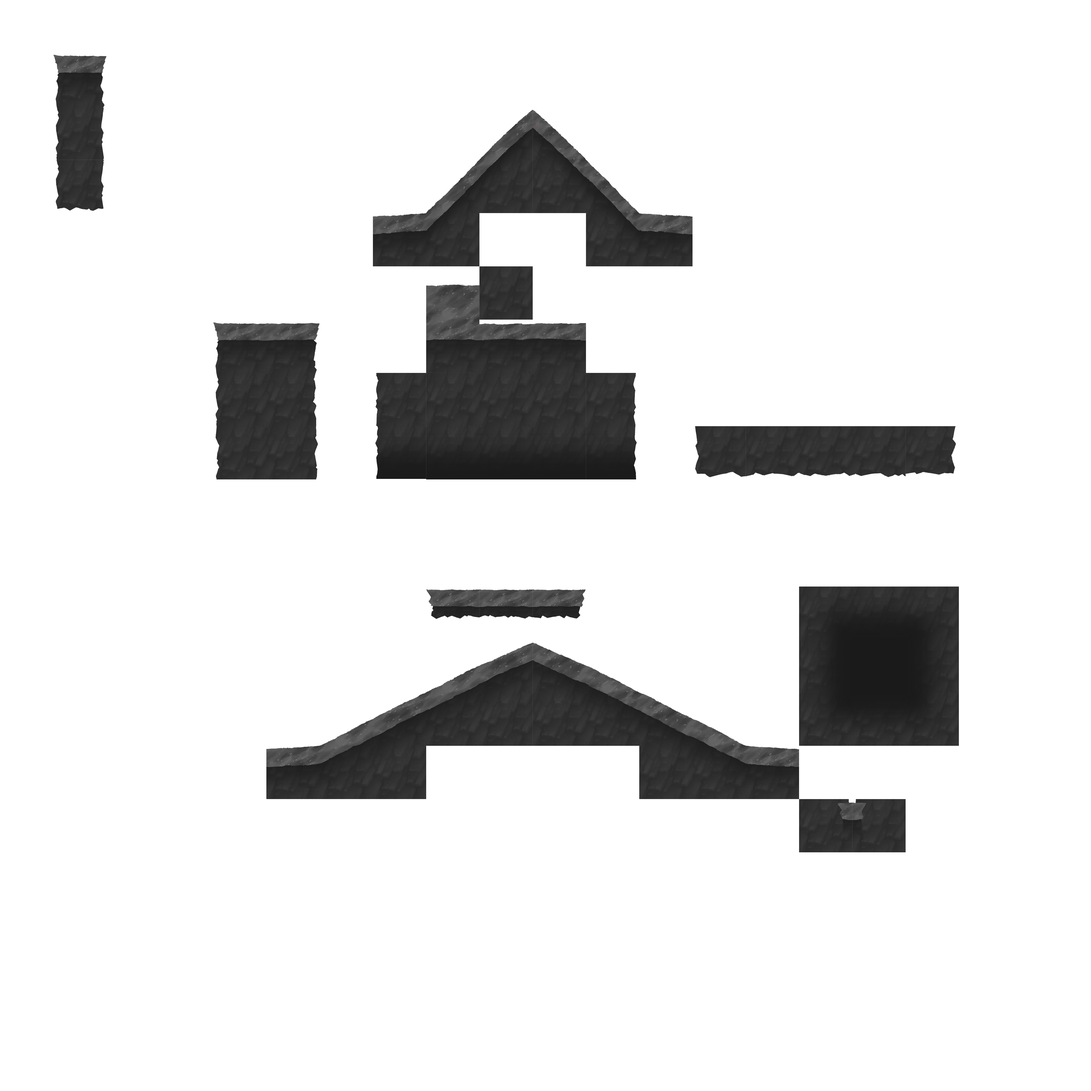
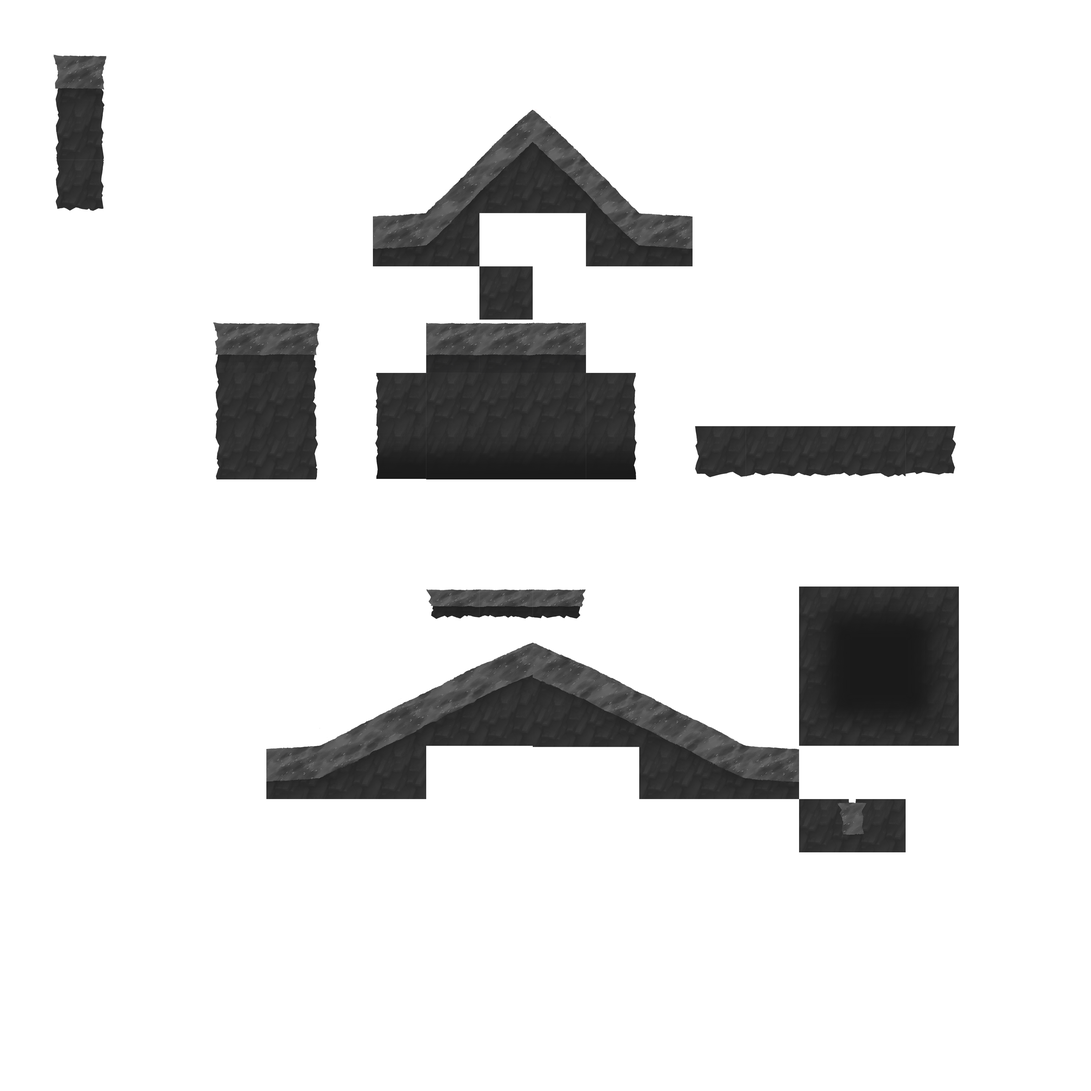
Layer changes from the first 1091x1091 image to the second:
added layer "edge_mid_left" above "edge_mid_right" over [852, 799, 907, 853]
added layer "edge_mid_right" above "edge_top_right" over [799, 799, 853, 853]
added layer "edge_top_right" above "edge_top_left" over [266, 323, 320, 373]
added layer "edge_top_left" above "pillar (1)" over [213, 321, 267, 374]
added layer "pillar (1)" above "Ramp_Left30 (2)" over [53, 54, 107, 107]
added layer "Ramp_Left30 (2)" above "Ramp_Left45" over [532, 646, 800, 800]
added layer "Ramp_Left45" above "Ramp_Right30 (1)" over [532, 109, 693, 267]
added layer "Ramp_Right30 (1)" above "Ramp_Right45" over [266, 643, 533, 800]
added layer "Ramp_Right45" above "teren_nou_bun copy 2" over [373, 109, 533, 267]
added layer "teren_nou_bun copy 2" above "teren_nou_bun copy" over [532, 322, 587, 373]
added layer "teren_nou_bun copy" above "teren_nou_bun" over [479, 322, 533, 374]
added layer "teren_nou_bun" above "Layer 3" over [426, 320, 480, 374]
hid "Layer 3" over [426, 284, 480, 374]
painted on "Layer 2" over [426, 322, 480, 374]
